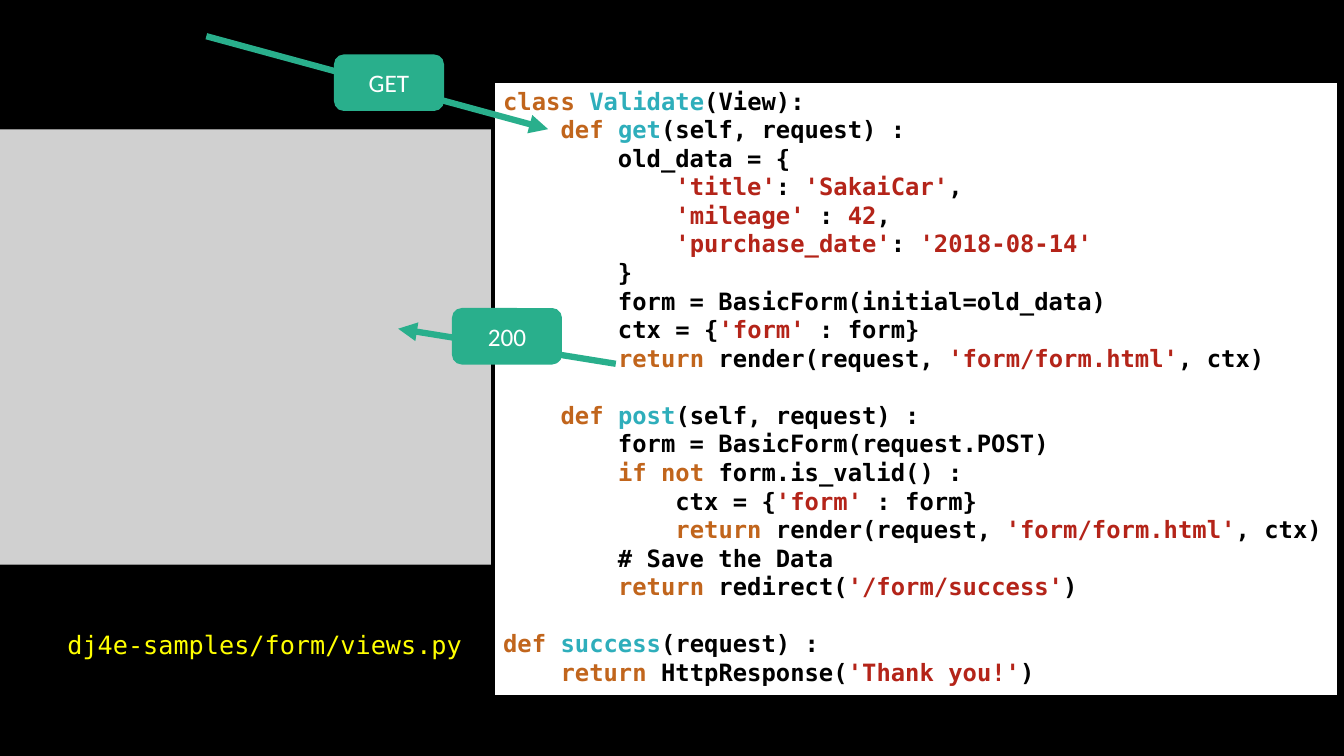
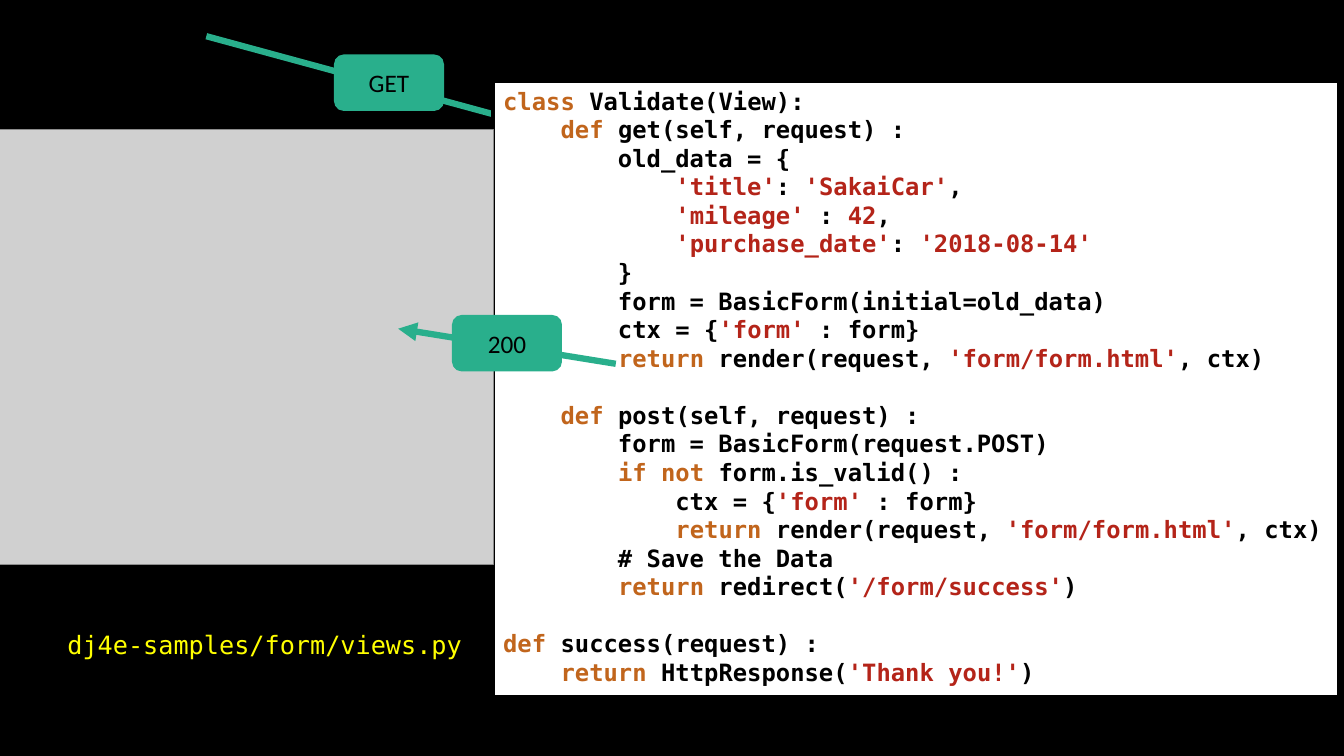
Before and after one commit to csev/dj4e, a slide deck: slide 19 of lectures/DJ-11-Forms-Django.pptx. Drawn at 1344x756 pixels with LibreOffice and Linux fonts; fonts in the diff are those of the drawing; grey boxes stand for pictures. Boxes give left, top, right and bottom in pixels: in the first picture for what was removed or moved away, otherwise in the second. Text is boxed around its words. In the diff, an @@ line names an element or a change of style, - is before the commit and + after.

```diff
--- a/lectures/DJ-11-Forms-Django.pptx
+++ b/lectures/DJ-11-Forms-Django.pptx
@@ rounded rectangle "GET" at (x1=335, y1=55, x2=444, y2=111): text colour #FFFFFF to #000000 @@
@@ text in rectangle at (x1=503, y1=90, x2=891, y2=657): text colour #2EAEBB to #000000 in "Validate(View):", "get(self,", "post(self,", "success(request)" @@
@@ picture resized from (x1=0, y1=129, x2=732, y2=565) to (x1=0, y1=129, x2=494, y2=565) @@
@@ rounded rectangle "200" at (x1=453, y1=316, x2=562, y2=371): text colour #FFFFFF to #000000 @@
@@ rounded rectangle "200" moved from (x1=453, y1=309, x2=562, y2=364) to (x1=453, y1=316, x2=562, y2=371) @@
```
Also in this commit, not shown: 18 other slides changed, 5 other files.
